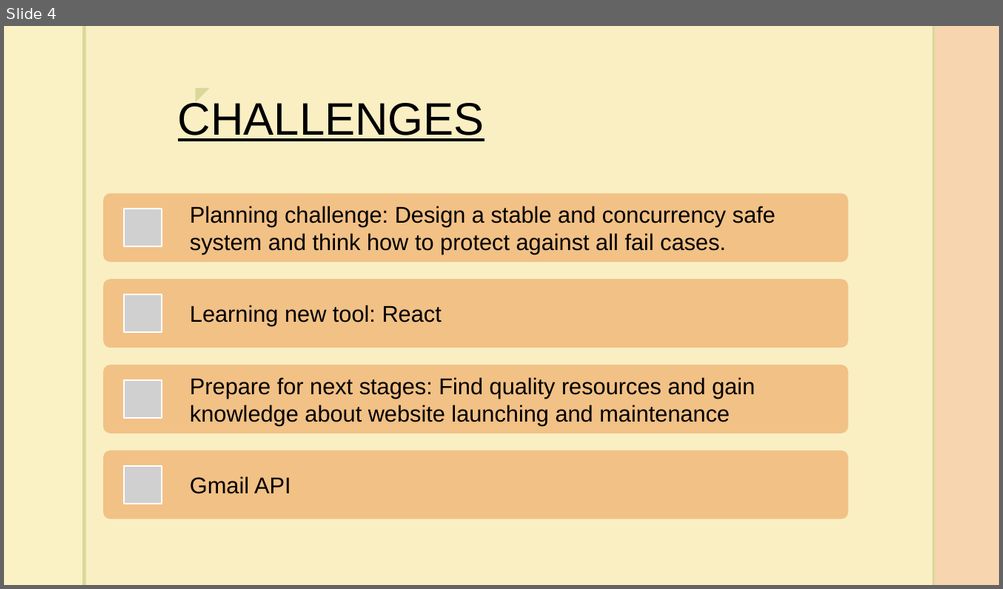
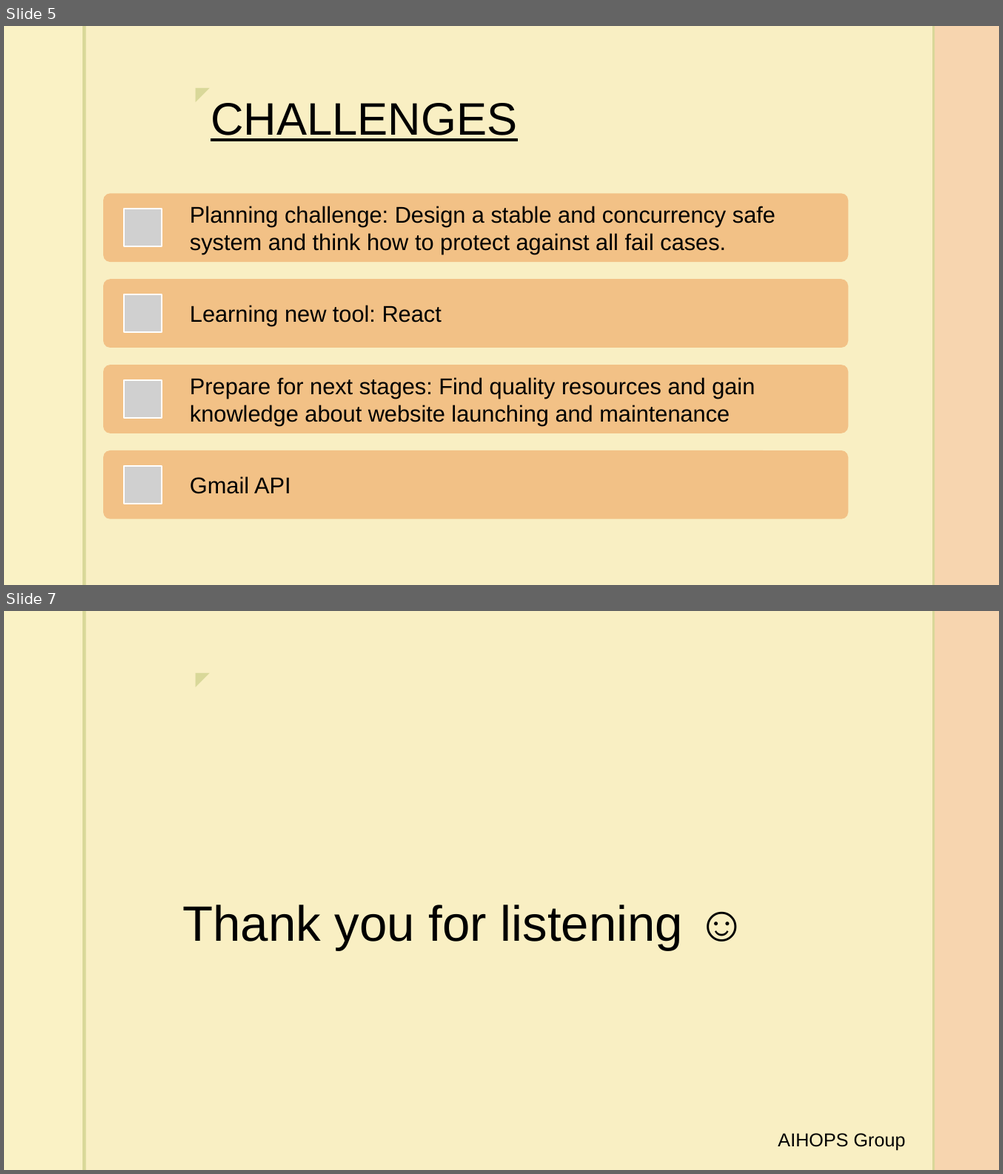
Before and after one commit to 2024-FinalProject/AIHOPS, a slide deck: AIHOPS/Docs/alpha.pptx. Shown one above the other, each under a label of ours: slide 4 before the commit, slides 5 and 7 after it; the slides between them are not shown. The pictures are 1003x589 and 1003x1174 pixels, drawn with LibreOffice and Linux fonts; fonts in the diff are those of the drawing; grey boxes stand for pictures; background and template pictures are left out. Boxes give left, top, right and bottom in pixels: in the first picture for what was removed or moved away, otherwise in the second. Text is boxed around its words. In the diff, an @@ line names an element or a change of style, - is before the commit and + after.

```diff
--- a/AIHOPS/Docs/alpha.pptx
+++ b/AIHOPS/Docs/alpha.pptx
@@ slide 7 added at [4,611,999,1170], background picture (left out); not listed: 5 template elements that a slide beside it also shows @@
@@ text added at [183,905,683,951], 48 pt, text #000000 @@
+Thank you for listening ☺
@@ text added at [777,1133,905,1151], 18 pt, text #000000 @@
+AIHOPS Group
@@ what was slide 4 is now slide 5 @@
@@ slide 5 changed as well @@
@@ title "CHALLENGES" rewrapped from [178,99,484,141] to [210,103,517,141] @@
```
Also in this commit, not shown: 4 other slides changed, 1 other slide added, 8 other files.
